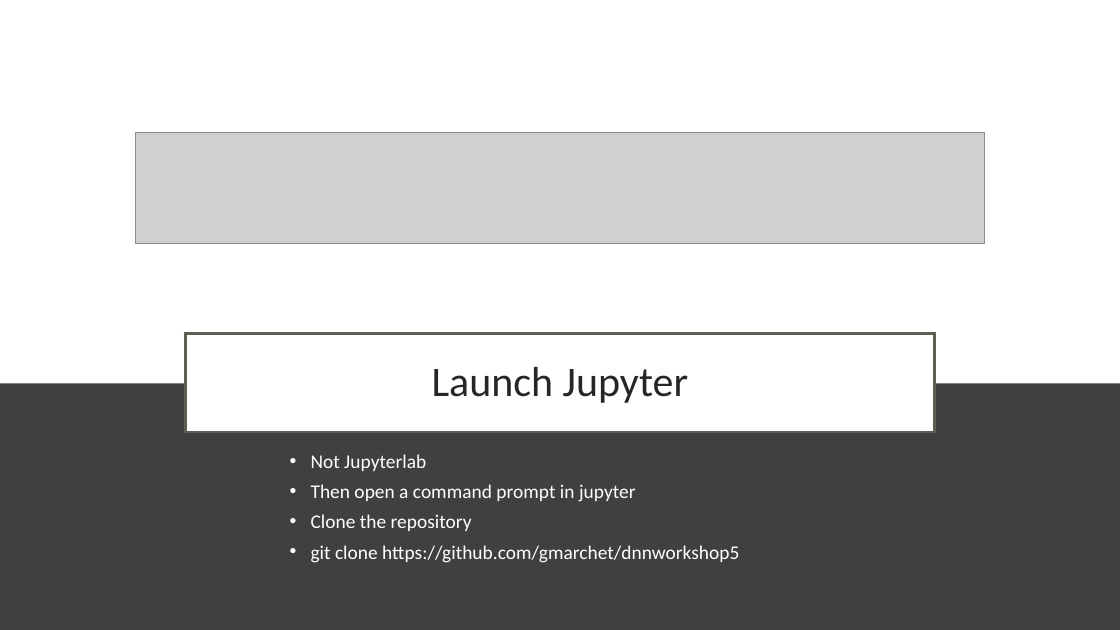
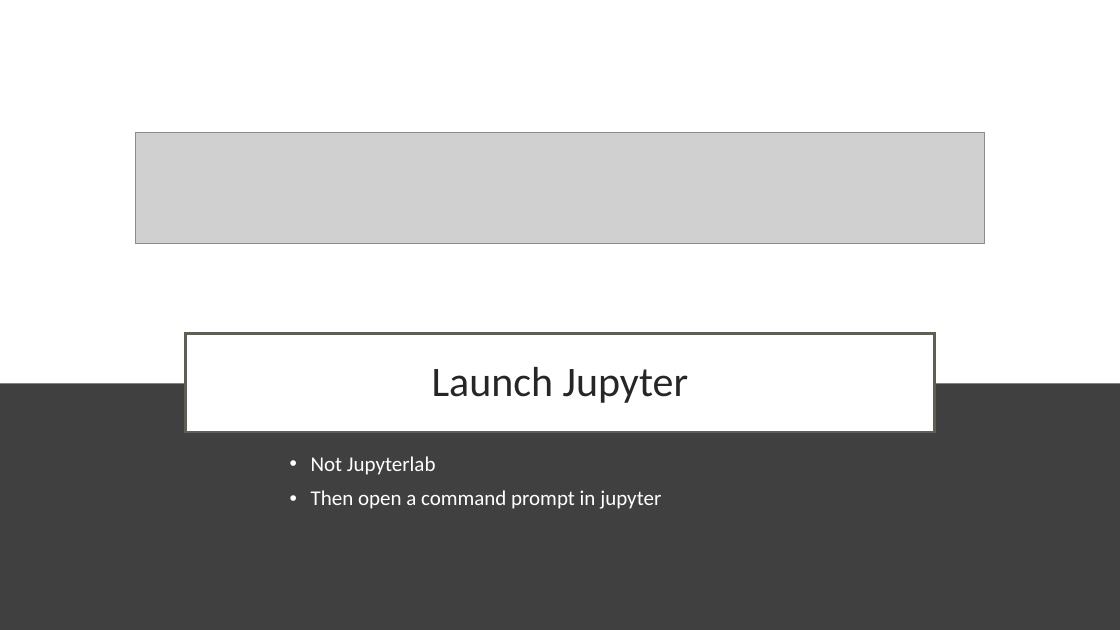
Before and after one commit to gmarchet/dnnworkshop5, a slide deck: slide 4 of labs/Setup.pptx. Drawn at 1120x630 pixels with LibreOffice and Linux fonts; fonts in the diff are those of the drawing; grey boxes stand for pictures. Boxes give left, top, right and bottom in pixels: in the first picture for what was removed or moved away, otherwise in the second. Text is boxed around its words. In the diff, an @@ line names an element or a change of style, - is before the commit and + after.

```diff
--- a/labs/Setup.pptx
+++ b/labs/Setup.pptx
@@ text "Not Jupyterlab" at <box>311,456,661,509</box>: size 16.6 to 18 pt; line spacing 0.8 to 0.9 @@
@@ text at <box>311,514,739,563</box>: paragraphs removed @@
-• Clone the repository
-• git clone https://github.com/gmarchet/dnnworkshop5
```
Also in this commit, not shown: 1 slide added.
